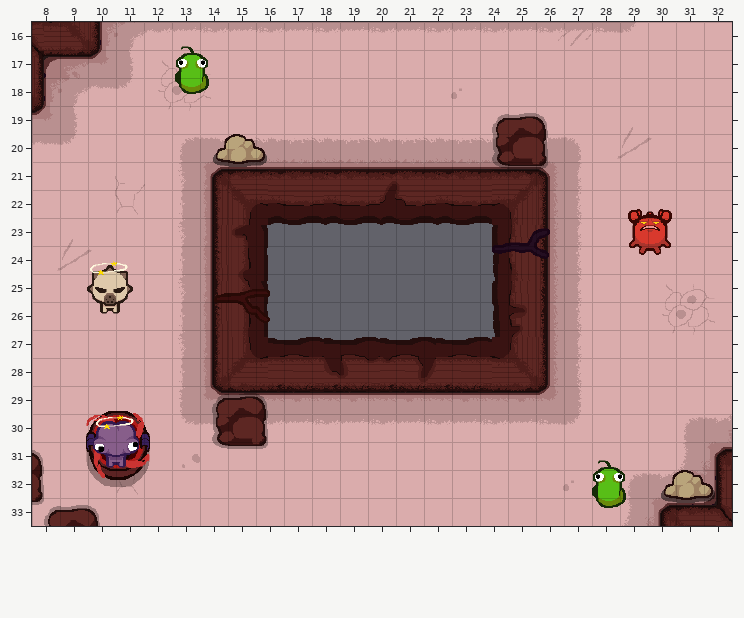
Two versions of a level (Tiled map, white_agent/white_agent/Content/level/level_2_hard.tmx). The picture above is the old version.
Cells are 32x32 px. Shown: x 8..32, y 16..33.
New version:
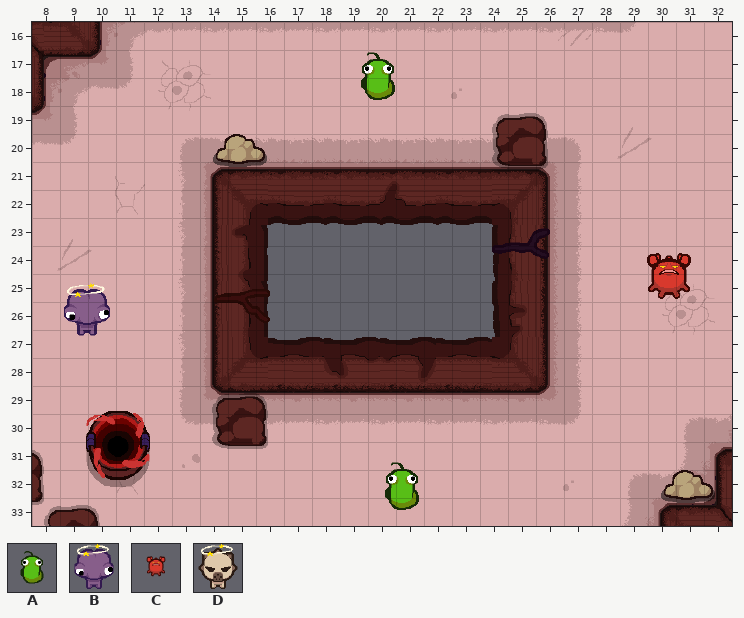
Key: from "boss": A 2 "enemy_bacteria", B 7 "enemy_leukemia_super", C 9 "enemy_virus_super", D 11 "enemy_mold_super".
Objects are placed by their top-left corner, in cells (3,4 is the top-left corner of cell 3,4); size is 1x1 cell unless given.
The edit:
Layer "entity":
Object A "enemy_bacteria" at 12.5,16.5 size 2.5x2.5 becomes A "enemy_bacteria" at 19.1,16.7 size 2.5x2.5.
Object C "enemy_virus_super" at 28.1,21.6 size 4x4 becomes C "enemy_virus_super" at 28.8,23.2 size 4x4.
Object B "enemy_leukemia_super" at 10,30 size 2x2 becomes B "enemy_leukemia_super" at 9,25.3 size 2x2.
Object A "enemy_bacteria" at 27.4,31.3 size 2.5x2.5 becomes A "enemy_bacteria" at 20,31.4 size 2.5x2.5.
Object D "enemy_mold_super" at 9.8,24.5 size 2x2 is removed.
